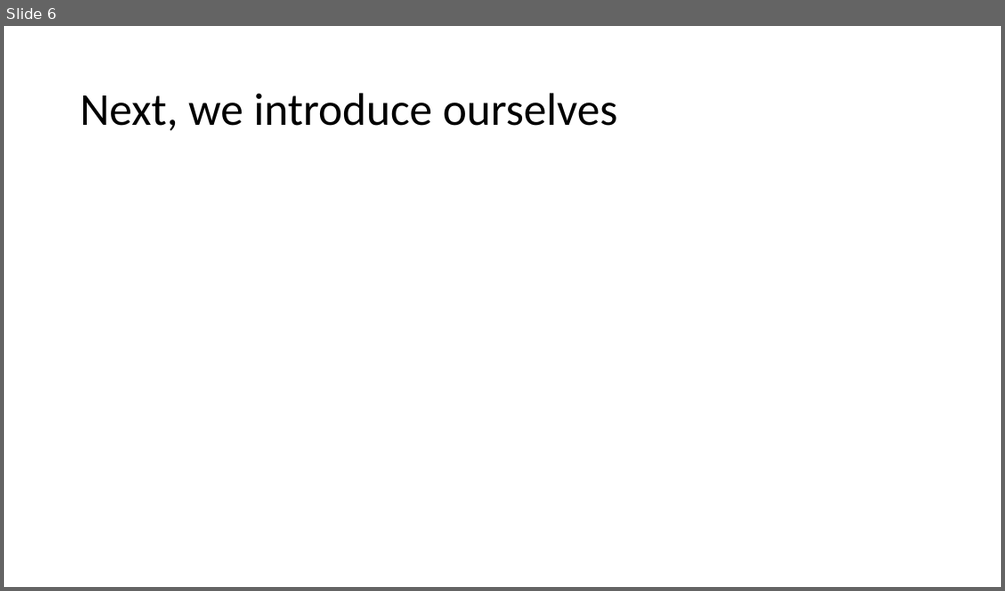
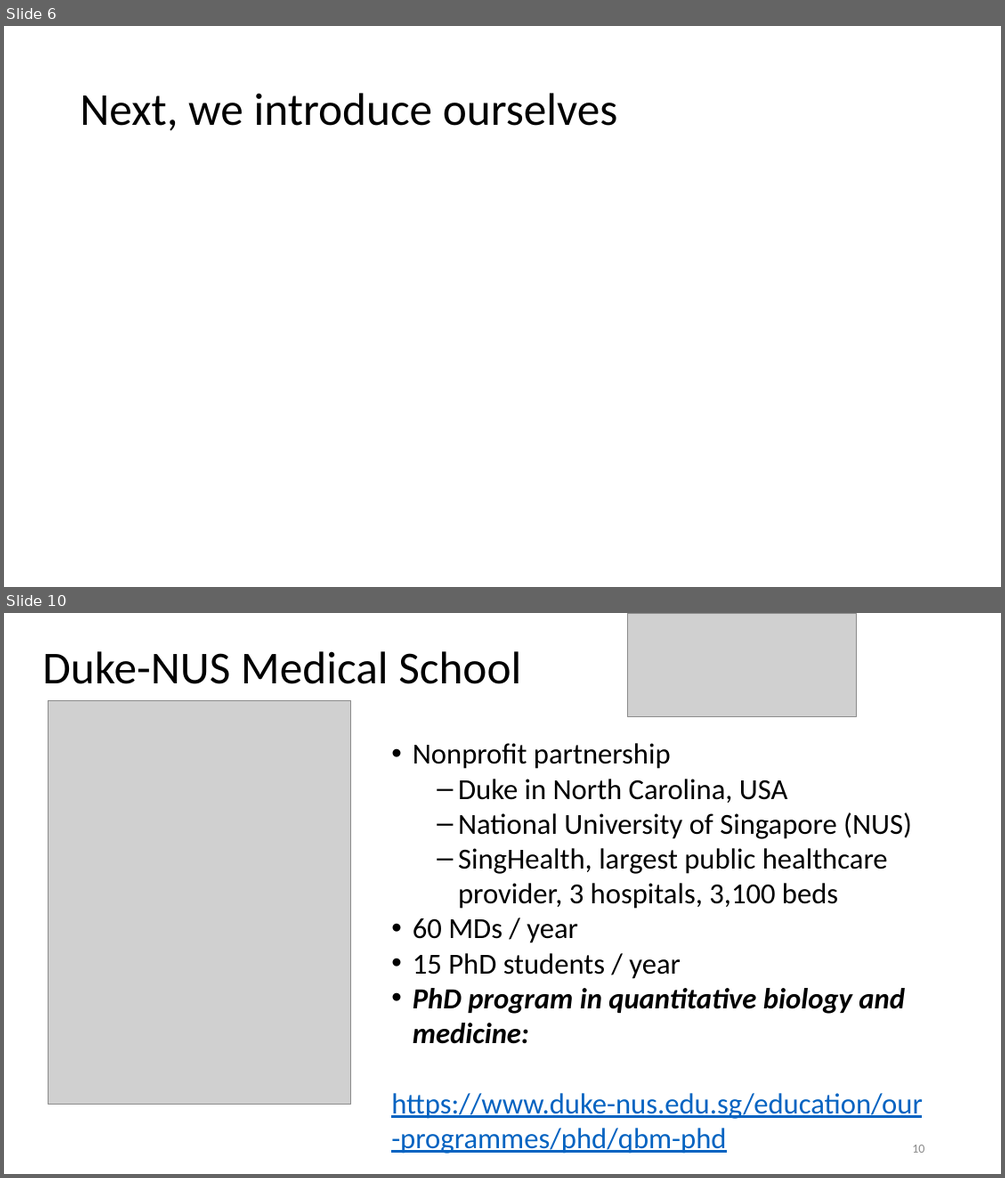
Before and after one commit to steverozen/ISMB.mutsig.tutorial, a slide deck: Tut1.Lecture.0.short.intro.pptx. Shown one above the other, each under a label of ours: slide 6 before the commit, slides 6 and 10 after it; the slides between them are not shown. The pictures are 1005x591 and 1005x1178 pixels, drawn with LibreOffice and Linux fonts; fonts in the diff are those of the drawing; grey boxes stand for pictures. Boxes give left, top, right and bottom in pixels: in the first picture for what was removed or moved away, otherwise in the second. Text is boxed around its words. In the diff, an @@ line names an element or a change of style, - is before the commit and + after.

```diff
--- a/Tut1.Lecture.0.short.intro.pptx
+++ b/Tut1.Lecture.0.short.intro.pptx
@@ slide 10 added at [4, 613, 1001, 1174], background #FFFFFF @@
@@ picture added at [627, 613, 857, 716] @@
@@ title added at [42, 651, 521, 684], 44 pt, text #000000 @@
+Duke-NUS Medical School
@@ picture added at [48, 700, 350, 1104] @@
@@ text added at [391, 743, 922, 1153], 28 pt, text #000000 @@
+• Nonprofit partnership
+  – Duke in North Carolina, USA
+  – National University of Singapore (NUS)
+  – SingHealth, largest public healthcare provider, 3 hospitals, 3,100 beds
+• 60 MDs / year
+• 15 PhD students / year
+• PhD program in quantitative biology and medicine:
+https://www.duke-nus.edu.sg/education/our-programmes/phd/qbm-phd
@@ page number added at [912, 1144, 924, 1152], 12 pt, text #8C8C8C @@
+10
```
Also in this commit, not shown: 6 other slides added.
